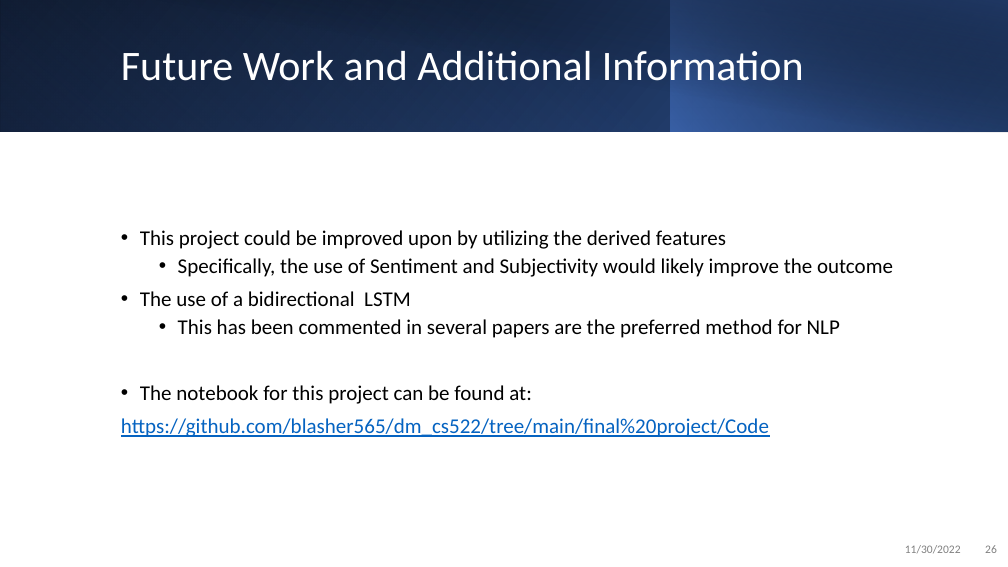
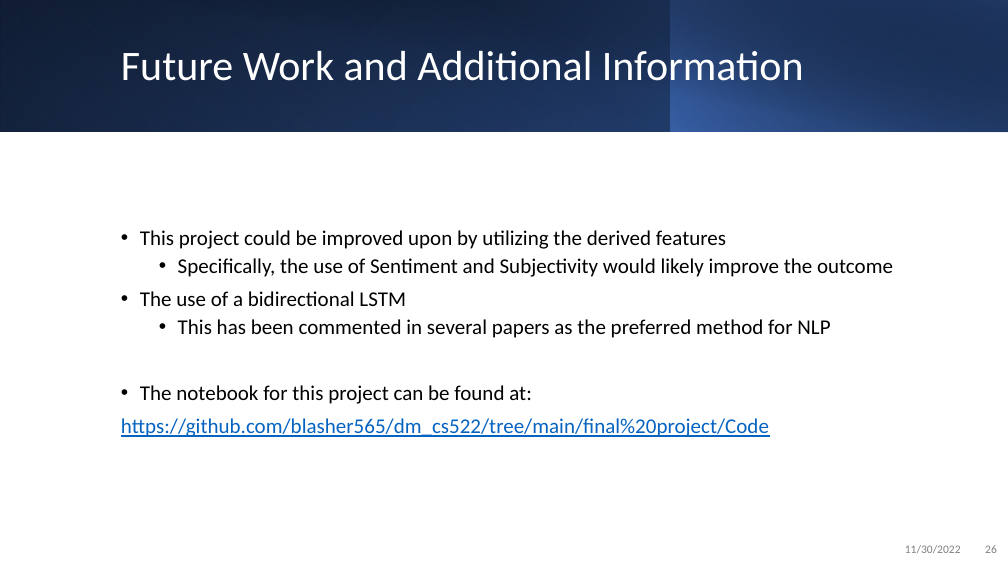
Before and after one commit to blasher565/dm_cs522, a slide deck: slide 26 of final project/Powerpoint/lash_final_fakenews.pptx. Drawn at 1008x567 pixels with LibreOffice and Linux fonts; fonts in the diff are those of the drawing. Boxes give left, top, right and bottom in pixels: in the first picture for what was removed or moved away, otherwise in the second. Text is boxed around its words. In the diff, an @@ line names an element or a change of style, - is before the commit and + after.

```diff
--- a/final project/Powerpoint/lash_final_fakenews.pptx
+++ b/final project/Powerpoint/lash_final_fakenews.pptx
@@ text at (178,319,830,338): text changed @@
-  • This has been commented in several papers are the preferred method for NLP
+  • This has been commented in several papers as the preferred method for NLP
```
Also in this commit, not shown: 4 other slides changed, 1 other file.
